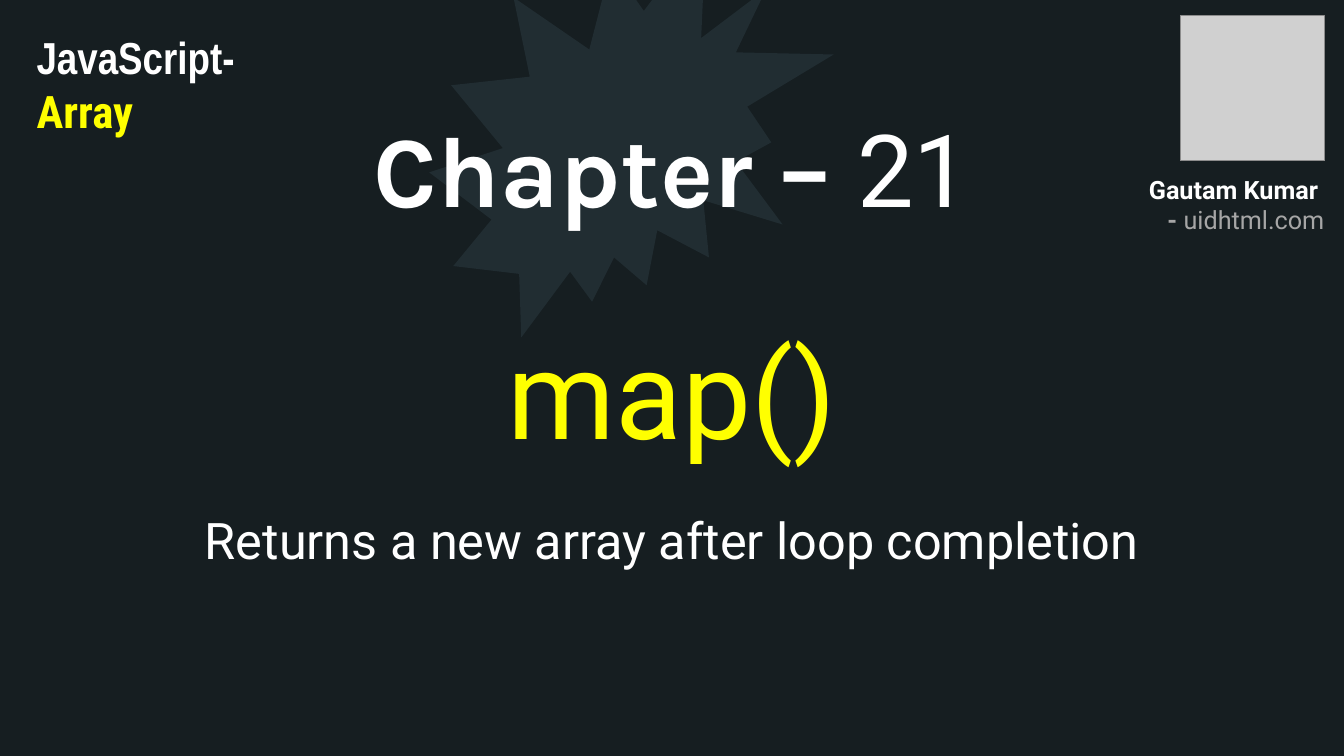
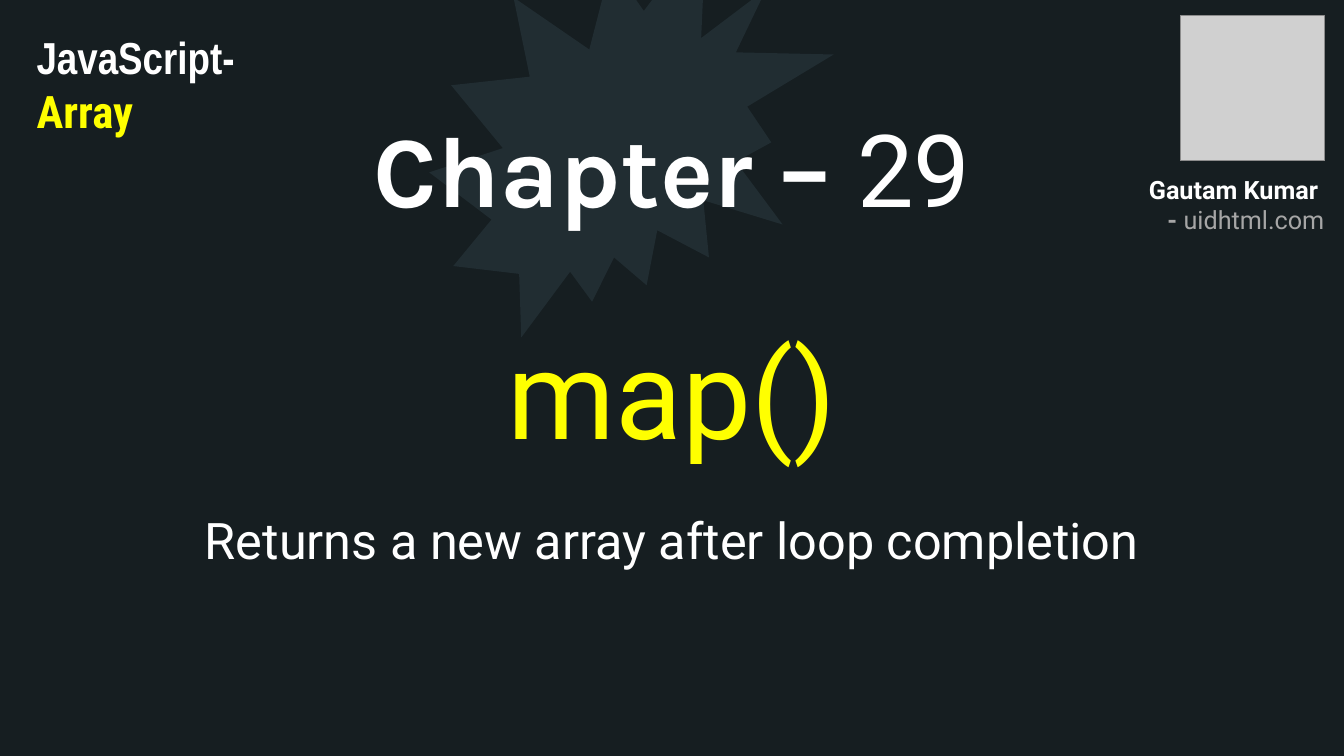
Before and after one commit to uidhtml/javascript-tutorials, a slide deck: slide 79 of Javascript Tutorials.pptx. Drawn at 1344x756 pixels with LibreOffice and Linux fonts; fonts in the diff are those of the drawing; grey boxes stand for pictures. Boxes give left, top, right and bottom in pixels: in the first picture for what was removed or moved away, otherwise in the second. Text is boxed around its words. In the diff, an @@ line names an element or a change of style, - is before the commit and + after.

```diff
--- a/Javascript Tutorials.pptx
+++ b/Javascript Tutorials.pptx
@@ title at (x1=373, y1=134, x2=970, y2=230): text changed @@
-Chapter – 21
+Chapter – 29
```
Also in this commit, not shown: 5 other slides changed.
